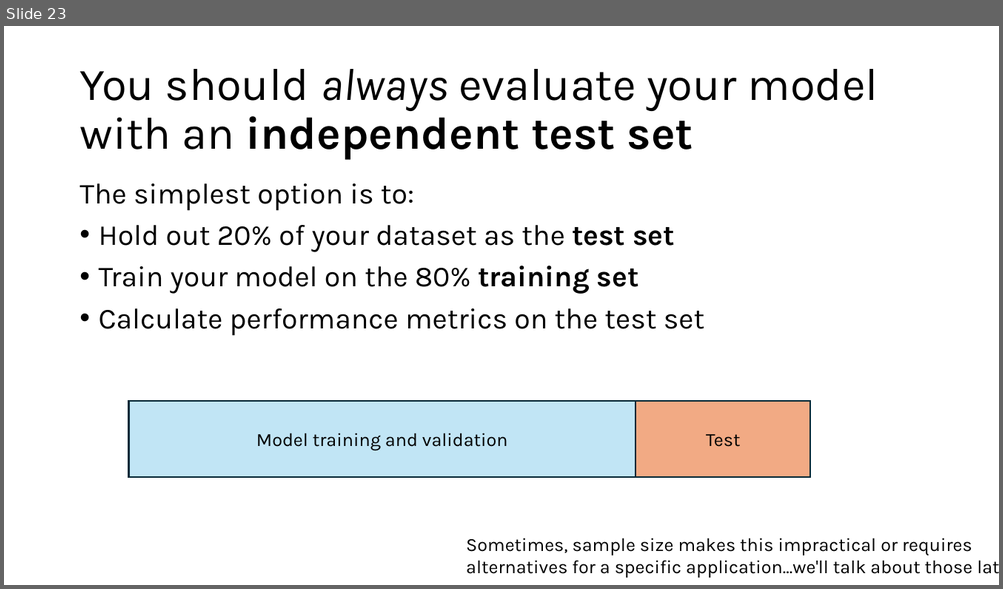
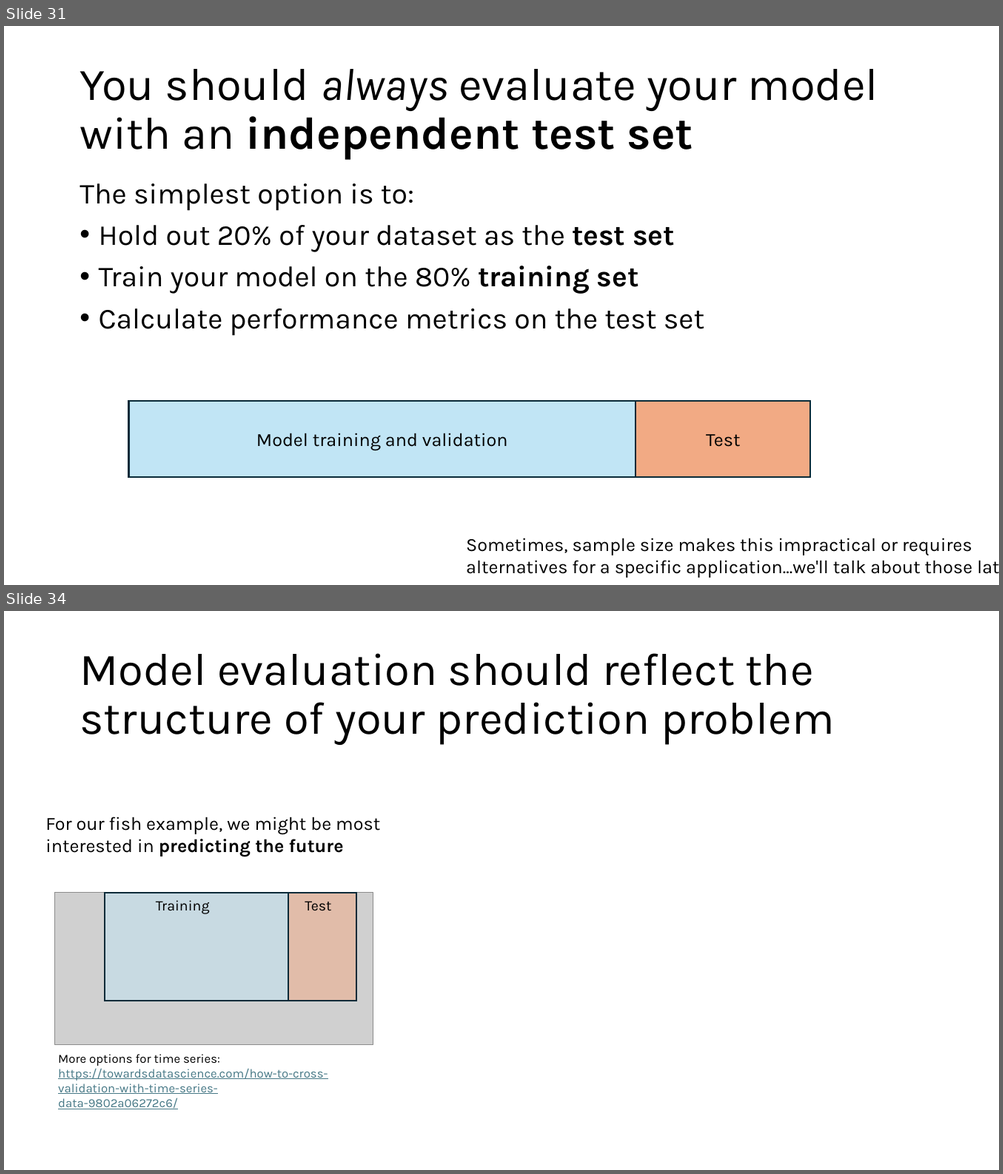
Before and after one commit to grantvagle/ml_methods_workshop, a slide deck: slides/02_model_eval_cv.pptx. Shown one above the other, each under a label of ours: slide 23 before the commit, slides 31 and 34 after it; the slides between them are not shown. The pictures are 1003x589 and 1003x1174 pixels, drawn with LibreOffice and Linux fonts; fonts in the diff are those of the drawing; grey boxes stand for pictures. Boxes give left, top, right and bottom in pixels: in the first picture for what was removed or moved away, otherwise in the second. Text is boxed around its words. In the diff, an @@ line names an element or a change of style, - is before the commit and + after.

```diff
--- a/slides/02_model_eval_cv.pptx
+++ b/slides/02_model_eval_cv.pptx
@@ slide 34 added at [4,611,999,1170], background #FFFFFF @@
@@ title added at [79,653,834,745], 44 pt, text #000000 @@
+Model evaluation should reflect the structure of your prediction problem
@@ group added at [45,817,380,1045]: 3 texts, 2 rectangles, 1 picture @@
+For our fish example, we might be most interested in predicting the future
+Training
+Test
@@ text added at [58,1054,327,1110], 12 pt, text #467886, underline @@
+More options for time series: https://towardsdatascience.com/how-to-cross-validation-with-time-series-data-9802a06272c6/
@@ what was slide 23 is now slide 31 @@
```
Also in this commit, not shown: 11 slides changed, 13 other slides added, 1 slide removed.
